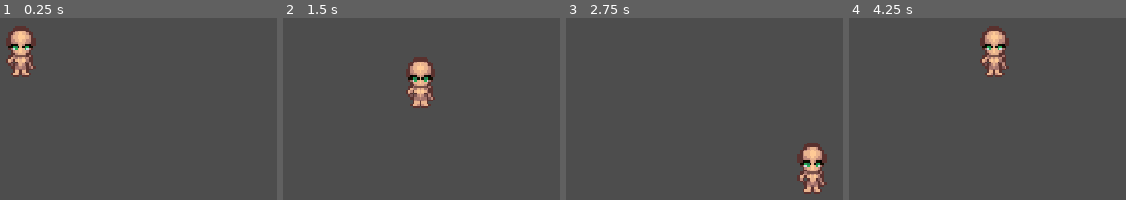
Above: before the commit, frames 1-4 (left to right).
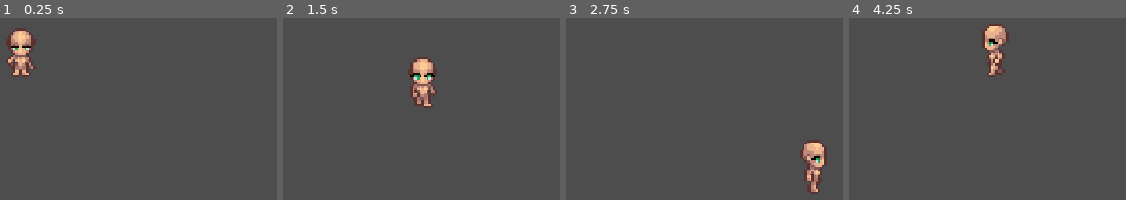
Above: after the commit, the same moments.

Repository: Ezacuak/scem_life
Game: Godot game, scene res://Levels/Scenes/level_1.tscn
The game is run twice, just before and just after one commit, with the same random seed, the same clock (stepped at 60 frames per second) and the same inputs.
Inputs:
- Up to frame 1 (0.25 s): no input
- Up to frame 2 (1.5 s): tap Enter at 0.5 s; hold Right (ui_right) 0.53-1.28 s; hold Down (ui_down) from 1.28 s (still down)
- Up to frame 3 (2.75 s): release Down (ui_down) at 2.03 s; hold Right (ui_right) from 2.03 s (still down)
- Up to frame 4 (4.25 s): release Right (ui_right) at 2.78 s; hold Up (ui_up) 2.78-3.53 s; hold Left (ui_left) from 3.53 s (still down)

The runs differ from the first frame. In frame 1, 0.3% of the frame differs, in the area x 2-13%, y 4-25%; in frame 2, 1.7%; in frame 3, 2.1%, in the area x 83-95%, y 67-97%; in frame 4, 1.9%.

Commit message:
animation end

Diff:
--- a/Player/Scenes/player.tscn
+++ b/Player/Scenes/player.tscn
@@ -14,7 +14,7 @@
 tracks/0/type = "value"
 tracks/0/imported = false
 tracks/0/enabled = true
-tracks/0/path = NodePath("Sprite2DHeadMove:frame")
+tracks/0/path = NodePath("PlayerMove/Sprite2DHeadMove:frame")
 tracks/0/interp = 1
 tracks/0/loop_wrap = true
 tracks/0/keys = {
@@ -26,7 +26,7 @@
 tracks/1/type = "value"
 tracks/1/imported = false
 tracks/1/enabled = true
-tracks/1/path = NodePath("Sprite2DBodyMove:frame")
+tracks/1/path = NodePath("PlayerMove/Sprite2DBodyMove:frame")
 tracks/1/interp = 1
 tracks/1/loop_wrap = true
 tracks/1/keys = {
@@ -34,6 +34,150 @@
 "transitions": PackedFloat32Array(1),
 "update": 1,
 "values": [1]
+}
+tracks/2/type = "value"
+tracks/2/imported = false
+tracks/2/enabled = true
+tracks/2/path = NodePath("PlayerIdle/Sprite2DBodyIdle:frame")
+tracks/2/interp = 1
+tracks/2/loop_wrap = true
+tracks/2/keys = {
+"times": PackedFloat32Array(0),
+"transitions": PackedFloat32Array(1),
+"update": 1,
+"values": [1]
+}
+tracks/3/type = "value"
+tracks/3/imported = false
+tracks/3/enabled = true
+tracks/3/path = NodePath("PlayerIdle/Sprite2DHeadIdle:frame")
+tracks/3/interp = 1
+tracks/3/loop_wrap = true
+tracks/3/keys = {
+"times": PackedFloat32Array(0),
+"transitions": PackedFloat32Array(1),
+"update": 1,
+"values": [1]
+}
+
+[sub_resource type="Animation" id="Animation_2hb64"]
+resource_name = "idle_down"
+length = 2.3
+loop_mode = 1
+step = 0.1
+tracks/0/type = "value"
+tracks/0/imported = false
+tracks/0/enabled = true
+tracks/0/path = NodePath("PlayerIdle/Sprite2DBodyIdle:frame")
+tracks/0/interp = 1
+tracks/0/loop_wrap = true
+tracks/0/keys = {
+"times": PackedFloat32Array(0, 0.2, 0.4, 0.6, 0.8, 1, 1.2, 1.4, 1.6, 1.8000001, 2, 2.2),
+"transitions": PackedFloat32Array(1, 1, 1, 1, 1, 1, 1, 1, 1, 1, 1, 1),
+"update": 1,
+"values": [0, 1, 2, 3, 4, 5, 6, 7, 8, 9, 10, 11]
+}
+tracks/1/type = "value"
+tracks/1/imported = false
+tracks/1/enabled = true
+tracks/1/path = NodePath("PlayerIdle/Sprite2DHeadIdle:frame")
+tracks/1/interp = 1
+tracks/1/loop_wrap = true
+tracks/1/keys = {
+"times": PackedFloat32Array(0, 0.2, 0.4, 0.6, 0.8, 1, 1.2, 1.4, 1.6, 1.8000001, 2, 2.2),
+"transitions": PackedFloat32Array(1, 1, 1, 1, 1, 1, 1, 1, 1, 1, 1, 1),
+"update": 1,
+"values": [0, 1, 2, 4, 4, 5, 6, 7, 8, 9, 10, 11]
+}
+
+[sub_resource type="Animation" id="Animation_qsune"]
+resource_name = "idle_left"
+length = 2.3
+loop_mode = 1
+step = 0.1
+tracks/0/type = "value"
+tracks/0/imported = false
+tracks/0/enabled = true
+tracks/0/path = NodePath("PlayerIdle/Sprite2DHeadIdle:frame")
+tracks/0/interp = 1
+tracks/0/loop_wrap = true
+tracks/0/keys = {
+"times": PackedFloat32Array(0, 0.2, 0.4, 0.6, 0.8, 1, 1.2, 1.4, 1.6, 1.8000001, 2, 2.2),
+"transitions": PackedFloat32Array(1, 1, 1, 1, 1, 1, 1, 1, 1, 1, 1, 1),
+"update": 1,
+"values": [12, 13, 14, 15, 16, 17, 18, 19, 20, 21, 22, 23]
+}
+tracks/1/type = "value"
+tracks/1/imported = false
+tracks/1/enabled = true
+tracks/1/path = NodePath("PlayerIdle/Sprite2DBodyIdle:frame")
+tracks/1/interp = 1
+tracks/1/loop_wrap = true
+tracks/1/keys = {
+"times": PackedFloat32Array(0, 0.2, 0.4, 0.6, 0.8, 1, 1.2, 1.4, 1.6, 1.8000001, 2, 2.2),
+"transitions": PackedFloat32Array(1, 1, 1, 1, 1, 1, 1, 1, 1, 1, 1, 1),
+"update": 1,
+"values": [12, 13, 14, 15, 16, 17, 18, 19, 20, 21, 22, 23]
+}
+
+[sub_resource type="Animation" id="Animation_vov0p"]
+resource_name = "idle_right"
+length = 2.3
+loop_mode = 1
+step = 0.1
+tracks/0/type = "value"
+tracks/0/imported = false
+tracks/0/enabled = true
+tracks/0/path = NodePath("PlayerIdle/Sprite2DHeadIdle:frame")
+tracks/0/interp = 1
+tracks/0/loop_wrap = true
+tracks/0/keys = {
+"times": PackedFloat32Array(0, 0.2, 0.4, 0.6, 0.8, 1, 1.2, 1.4, 1.6, 1.8000001, 2, 2.2),
+"transitions": PackedFloat32Array(1, 1, 1, 1, 1, 1, 1, 1, 1, 1, 1, 1),
+"update": 1,
+"values": [24, 25, 26, 27, 28, 29, 30, 31, 32, 33, 34, 35]
+}
+tracks/1/type = "value"
+tracks/1/imported = false
+tracks/1/enabled = true
+tracks/1/path = NodePath("PlayerIdle/Sprite2DBodyIdle:frame")
+tracks/1/interp = 1
+tracks/1/loop_wrap = true
+tracks/1/keys = {
+"times": PackedFloat32Array(0, 0.2, 0.4, 0.6, 0.8, 1, 1.2, 1.4, 1.6, 1.8000001, 2, 2.2),
+"transitions": PackedFloat32Array(1, 1, 1, 1, 1, 1, 1, 1, 1, 1, 1, 1),
+"update": 1,
+"values": [24, 25, 26, 27, 28, 29, 30, 31, 32, 33, 34, 35]
+}
+
+[sub_resource type="Animation" id="Animation_yq18l"]
+resource_name = "idle_up"
+length = 0.7
+loop_mode = 1
+step = 0.1
+tracks/0/type = "value"
+tracks/0/imported = false
+tracks/0/enabled = true
+tracks/0/path = NodePath("PlayerIdle/Sprite2DHeadIdle:frame")
+tracks/0/interp = 1
+tracks/0/loop_wrap = true
+tracks/0/keys = {
+"times": PackedFloat32Array(0, 0.2, 0.4, 0.6),
+"transitions": PackedFloat32Array(1, 1, 1, 1),
+"update": 1,
+"values": [36, 37, 38, 39]
+}
+tracks/1/type = "value"
+tracks/1/imported = false
+tracks/1/enabled = true
+tracks/1/path = NodePath("PlayerIdle/Sprite2DBodyIdle:frame")
+tracks/1/interp = 1
+tracks/1/loop_wrap = true
+tracks/1/keys = {
+"times": PackedFloat32Array(0, 0.2, 0.4, 0.6),
+"transitions": PackedFloat32Array(1, 1, 1, 1),
+"update": 1,
+"values": [36, 37, 38, 39]
 }
 
 [sub_resource type="Animation" id="Animation_omv0o"]
@@ -44,7 +188,7 @@
 tracks/0/type = "value"
 tracks/0/imported = false
 tracks/0/enabled = true
-tracks/0/path = NodePath("Sprite2DHeadMove:frame")
+tracks/0/path = NodePath("PlayerMove/Sprite2DHeadMove:frame")
 tracks/0/interp = 1
 tracks/0/loop_wrap = true
 tracks/0/keys = {
@@ -56,7 +200,7 @@
 tracks/1/type = "value"
 tracks/1/imported = false
 tracks/1/enabled = true
-tracks/1/path = NodePath("Sprite2DBodyMove:frame")
+tracks/1/path = NodePath("PlayerMove/Sprite2DBodyMove:frame")
 tracks/1/interp = 1
 tracks/1/loop_wrap = true
 tracks/1/keys = {
@@ -74,7 +218,7 @@
 tracks/0/type = "value"
 tracks/0/imported = false
 tracks/0/enabled = true
-tracks/0/path = NodePath("Sprite2DHeadMove:frame")
+tracks/0/path = NodePath("PlayerMove/Sprite2DHeadMove:frame")
 tracks/0/interp = 1
 tracks/0/loop_wrap = true
 tracks/0/keys = {
@@ -86,7 +230,7 @@
 tracks/1/type = "value"
 tracks/1/imported = false
 tracks/1/enabled = true
-tracks/1/path = NodePath("Sprite2DBodyMove:frame")
+tracks/1/path = NodePath("PlayerMove/Sprite2DBodyMove:frame")
 tracks/1/interp = 1
 tracks/1/loop_wrap = true
 tracks/1/keys = {
@@ -104,7 +248,7 @@
 tracks/0/type = "value"
 tracks/0/imported = false
 tracks/0/enabled = true
-tracks/0/path = NodePath("Sprite2DHeadMove:frame")
+tracks/0/path = NodePath("PlayerMove/Sprite2DHeadMove:frame")
 tracks/0/interp = 1
 tracks/0/loop_wrap = true
 tracks/0/keys = {
@@ -116,7 +260,7 @@
 tracks/1/type = "value"
 tracks/1/imported = false
 tracks/1/enabled = true
-tracks/1/path = NodePath("Sprite2DBodyMove:frame")
+tracks/1/path = NodePath("PlayerMove/Sprite2DBodyMove:frame")
 tracks/1/interp = 1
 tracks/1/loop_wrap = true
 tracks/1/keys = {
@@ -134,7 +278,7 @@
 tracks/0/type = "value"
 tracks/0/imported = false
 tracks/0/enabled = true
-tracks/0/path = NodePath("Sprite2DHeadMove:frame")
+tracks/0/path = NodePath("PlayerMove/Sprite2DHeadMove:frame")
 tracks/0/interp = 1
 tracks/0/loop_wrap = true
 tracks/0/keys = {
@@ -146,7 +290,7 @@
 tracks/1/type = "value"
 tracks/1/imported = false
 tracks/1/enabled = true
-tracks/1/path = NodePath("Sprite2DBodyMove:frame")
+tracks/1/path = NodePath("PlayerMove/Sprite2DBodyMove:frame")
 tracks/1/interp = 1
 tracks/1/loop_wrap = true
 tracks/1/keys = {
@@ -159,45 +303,111 @@
 [sub_resource type="AnimationLibrary" id="AnimationLibrary_2hb64"]
 _data = {
 &"RESET": SubResource("Animation_52sos"),
+&"idle_down": SubResource("Animation_2hb64"),
+&"idle_left": SubResource("Animation_qsune"),
+&"idle_right": SubResource("Animation_vov0p"),
+&"idle_up": SubResource("Animation_yq18l"),
 &"move_down": SubResource("Animation_omv0o"),
 &"move_left": SubResource("Animation_bw35f"),
 &"move_right": SubResource("Animation_xwb2w"),
 &"move_up": SubResource("Animation_qo0kk")
 }
 
+[sub_resource type="AnimationNodeAnimation" id="AnimationNodeAnimation_n8jjm"]
+animation = &"idle_left"
+
+[sub_resource type="AnimationNodeAnimation" id="AnimationNodeAnimation_b4k72"]
+animation = &"idle_right"
+
+[sub_resource type="AnimationNodeAnimation" id="AnimationNodeAnimation_nhcly"]
+animation = &"idle_down"
+
+[sub_resource type="AnimationNodeAnimation" id="AnimationNodeAnimation_2gkp7"]
+animation = &"idle_up"
+
+[sub_resource type="AnimationNodeBlendSpace2D" id="AnimationNodeBlendSpace2D_dsnr8"]
+blend_point_0/node = SubResource("AnimationNodeAnimation_n8jjm")
+blend_point_0/pos = Vector2(-1, 0)
+blend_point_1/node = SubResource("AnimationNodeAnimation_b4k72")
+blend_point_1/pos = Vector2(1, 0)
+blend_point_2/node = SubResource("AnimationNodeAnimation_nhcly")
+blend_point_2/pos = Vector2(0, 1)
+blend_point_3/node = SubResource("AnimationNodeAnimation_2gkp7")
+blend_point_3/pos = Vector2(0, -1)
+blend_mode = 1
+
+[sub_resource type="AnimationNodeAnimation" id="AnimationNodeAnimation_brmje"]
+animation = &"move_left"
+
+[sub_resource type="AnimationNodeAnimation" id="AnimationNodeAnimation_ju8fe"]
+animation = &"move_right"
+
+[sub_resource type="AnimationNodeAnimation" id="AnimationNodeAnimation_miu1y"]
+animation = &"move_down"
+
+[sub_resource type="AnimationNodeAnimation" id="AnimationNodeAnimation_vkrb1"]
+animation = &"move_up"
+
 [sub_resource type="AnimationNodeBlendSpace2D" id="AnimationNodeBlendSpace2D_52sos"]
+blend_point_0/node = SubResource("AnimationNodeAnimation_brmje")
+blend_point_0/pos = Vector2(-1, 0)
+blend_point_1/node = SubResource("AnimationNodeAnimation_ju8fe")
+blend_point_1/pos = Vector2(1, 0)
+blend_point_2/node = SubResource("AnimationNodeAnimation_miu1y")
+blend_point_2/pos = Vector2(0, 1)
+blend_point_3/node = SubResource("AnimationNodeAnimation_vkrb1")
+blend_point_3/pos = Vector2(0, -1)
+blend_mode = 1
+
+[sub_resource type="AnimationNodeStateMachineTransition" id="AnimationNodeStateMachineTransition_1yy2w"]
+advance_mode = 2
+
+[sub_resource type="AnimationNodeStateMachineTransition" id="AnimationNodeStateMachineTransition_bw35f"]
+
+[sub_resource type="AnimationNodeStateMachineTransition" id="AnimationNodeStateMachineTransition_xwb2w"]
 
 [sub_resource type="AnimationNodeStateMachine" id="AnimationNodeStateMachine_omv0o"]
+states/Idle/node = SubResource("AnimationNodeBlendSpace2D_dsnr8")
+states/Idle/position = Vector2(338.5, 148.6875)
 states/Move/node = SubResource("AnimationNodeBlendSpace2D_52sos")
-states/Move/position = Vector2(464, 110)
+states/Move/position = Vector2(588, 147.625)
+states/Start/position = Vector2(102.5, 145)
+transitions = ["Start", "Idle", SubResource("AnimationNodeStateMachineTransition_1yy2w"), "Idle", "Move", SubResource("AnimationNodeStateMachineTransition_bw35f"), "Move", "Idle", SubResource("AnimationNodeStateMachineTransition_xwb2w")]
 
 [node name="Player" type="CharacterBody2D" unique_id=483333305]
 script = ExtResource("1_52sos")
 
-[node name="Sprite2DBodyMove" type="Sprite2D" parent="." unique_id=1529570095]
+[node name="PlayerIdle" type="Node2D" parent="." unique_id=1789244866]
+visible = false
+
+[node name="Sprite2DBodyIdle" type="Sprite2D" parent="PlayerIdle" unique_id=109800118]
+texture = ExtResource("4_bw35f")
+hframes = 12
+vframes = 4
+frame = 1
+
+[node name="Sprite2DHeadIdle" type="Sprite2D" parent="PlayerIdle" unique_id=2104313480]
+texture = ExtResource("5_xwb2w")
+hframes = 12
+vframes = 4
+frame = 1
+
+[node name="PlayerMove" type="Node2D" parent="." unique_id=1934260173]
+
+[node name="Sprite2DBodyMove" type="Sprite2D" parent="PlayerMove" unique_id=1529570095]
 texture = ExtResource("1_rg7kn")
 hframes = 6
 vframes = 4
 frame = 1
 
-[node name="Sprite2DHeadMove" type="Sprite2D" parent="." unique_id=35555087]
+[node name="Sprite2DHeadMove" type="Sprite2D" parent="PlayerMove" unique_id=35555087]
 texture = ExtResource("2_52sos")
 hframes = 6
 vframes = 4
 frame = 1
 
-[node name="Sprite2DBodyIdle" type="Sprite2D" parent="." unique_id=109800118]
-texture = ExtResource("4_bw35f")
-hframes = 12
-vframes = 4
-
-[node name="Sprite2DHeadIdle" type="Sprite2D" parent="." unique_id=2104313480]
-texture = ExtResource("5_xwb2w")
-hframes = 12
-vframes = 4
-
 [node name="CollisionShape2D" type="CollisionShape2D" parent="." unique_id=1489516545]
-position = Vector2(-0.5, 7.5)
+position = Vector2(-73, 19)
 shape = SubResource("RectangleShape2D_omv0o")
 debug_color = Color(0.8821524, 0.33437037, 0.093174435, 0.41960785)
 
@@ -208,4 +418,5 @@
 reset_on_save = false
 tree_root = SubResource("AnimationNodeStateMachine_omv0o")
 anim_player = NodePath("../Anim")
-parameters/Move/blend_position = Vector2(0, 0)
+parameters/Idle/blend_position = Vector2(0.0024300814, 0.37625182)
+parameters/Move/blend_position = Vector2(-0.002430141, 0.25035763)
--- a/Player/Scripts/player.gd
+++ b/Player/Scripts/player.gd
@@ -4,13 +4,27 @@
 @export var speed = 70
 var input_movement = Vector2.ZERO
 
+@onready var anim_tree = $AnimationTree
+@onready var anim_state = anim_tree.get("parameters/playback")
+
 func _physics_process(delta: float) -> void:
 	input_movement = Input.get_vector("ui_left", "ui_right", "ui_up", "ui_down")
 
 	if input_movement != Vector2.ZERO:
+		$PlayerIdle.visible = false
+		$PlayerMove.visible = true
+		set_anim()
+		anim_state.travel("Move")
 		# Velocity -> permet de déplacer le personnage
 		velocity = input_movement * speed
 	if input_movement == Vector2.ZERO:
+		$PlayerMove.visible = false
+		$PlayerIdle.visible = true
+		anim_state.travel("Idle")
 		velocity = Vector2.ZERO
 
 	move_and_slide()
+
+func set_anim():
+	anim_tree.set("parameters/Idle/blend_position", input_movement)
+	anim_tree.set("parameters/Move/blend_position", input_movement)
